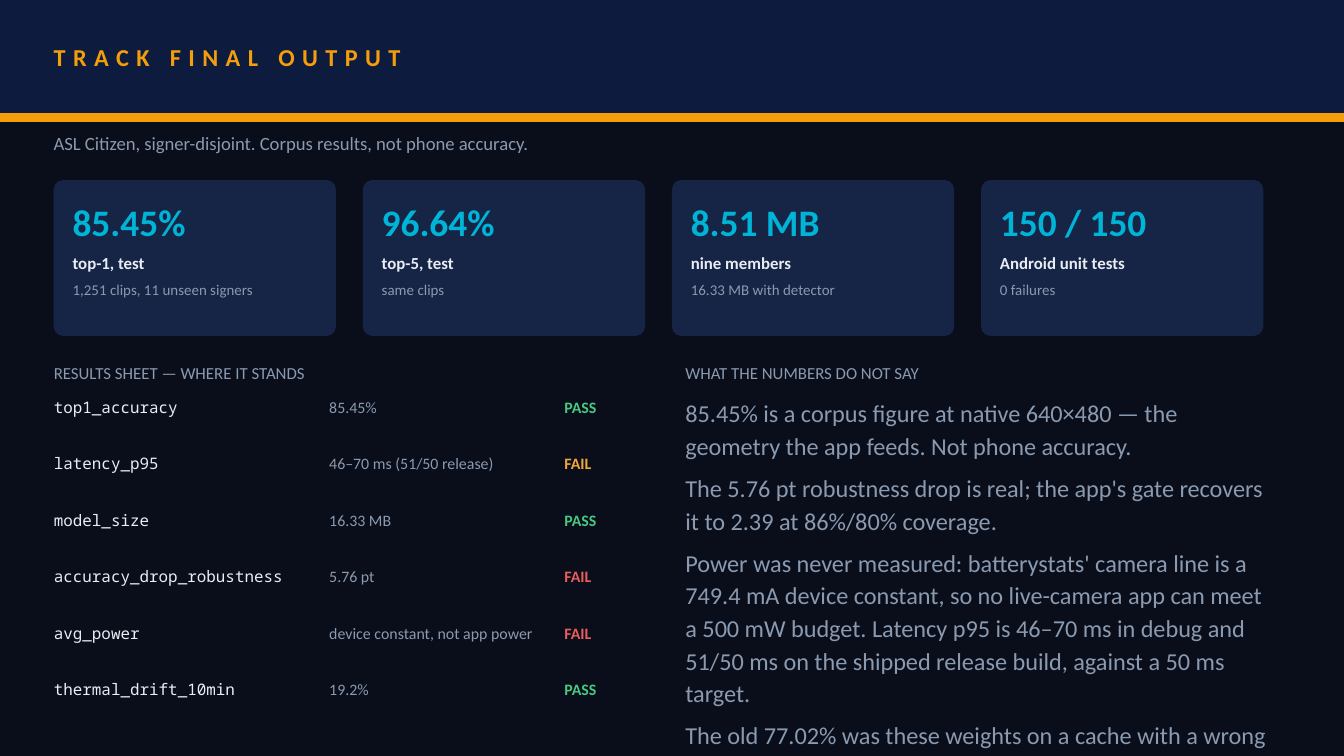
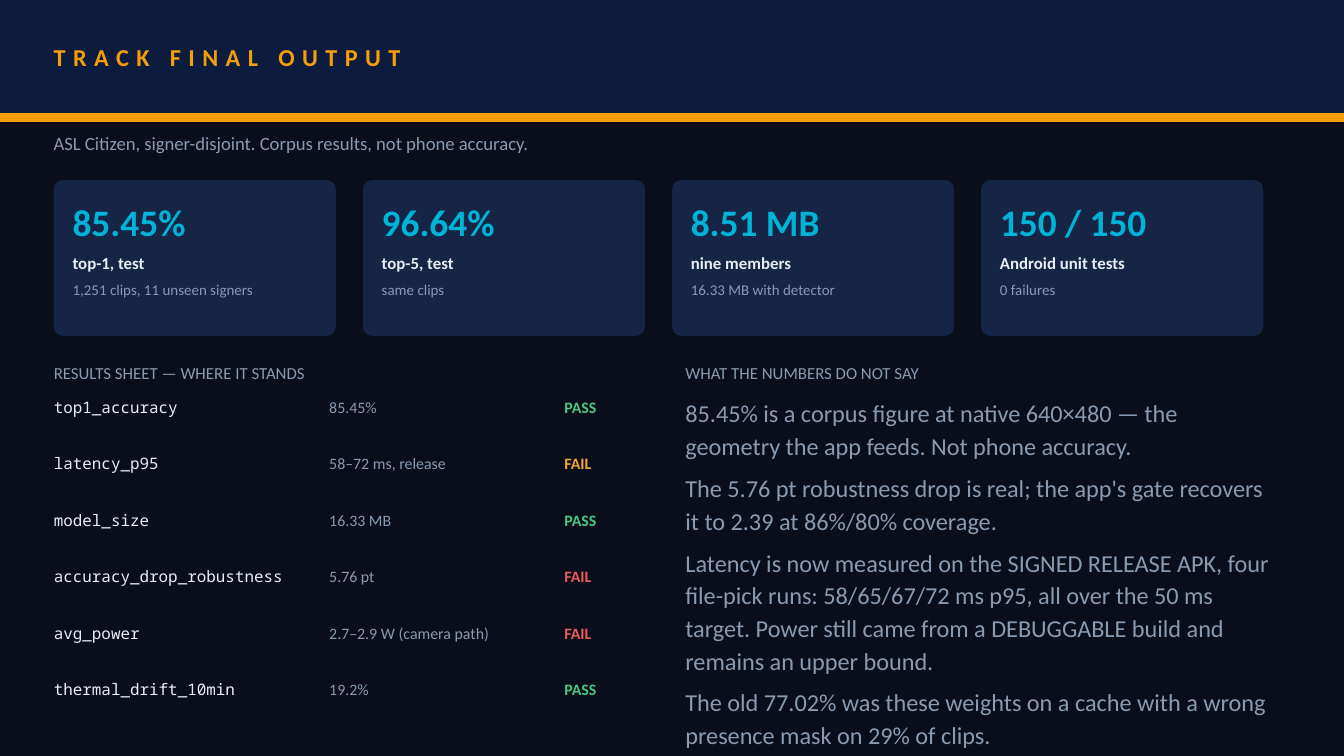
Before and after one commit to dev25bansal-ops/EchoGesture, a slide deck: slide 5 of submission/presentation/CollegeName_TeamName.pptx. Drawn at 1344x756 pixels with LibreOffice and Linux fonts; fonts in the diff are those of the drawing. Boxes give left, top, right and bottom in pixels: in the first picture for what was removed or moved away, otherwise in the second. Text is boxed around its words. In the diff, an @@ line names an element or a change of style, - is before the commit and + after.

```diff
--- a/submission/presentation/CollegeName_TeamName.pptx
+++ b/submission/presentation/CollegeName_TeamName.pptx
@@ text at bbox=[329, 458, 446, 471]: text changed @@
-46–70 ms (51/50 release)
+58–72 ms, release
@@ text at bbox=[685, 555, 1269, 674]: text changed @@
-Power was never measured: batterystats' camera line is a 749.4 mA device constant, so no live-camera app can meet a 500 mW budget. Latency p95 is 46–70 ms in debug and 51/50 ms on the shipped release build, against a 50 ms target.
+Latency is now measured on the SIGNED RELEASE APK, four file-pick runs: 58/65/67/72 ms p95, all over the 50 ms target. Power still came from a DEBUGGABLE build and remains an upper bound.
@@ text at bbox=[329, 627, 489, 642]: text changed @@
-device constant, not app power
+2.7–2.9 W (camera path)
```
Also in this commit, not shown: 7 other files.
